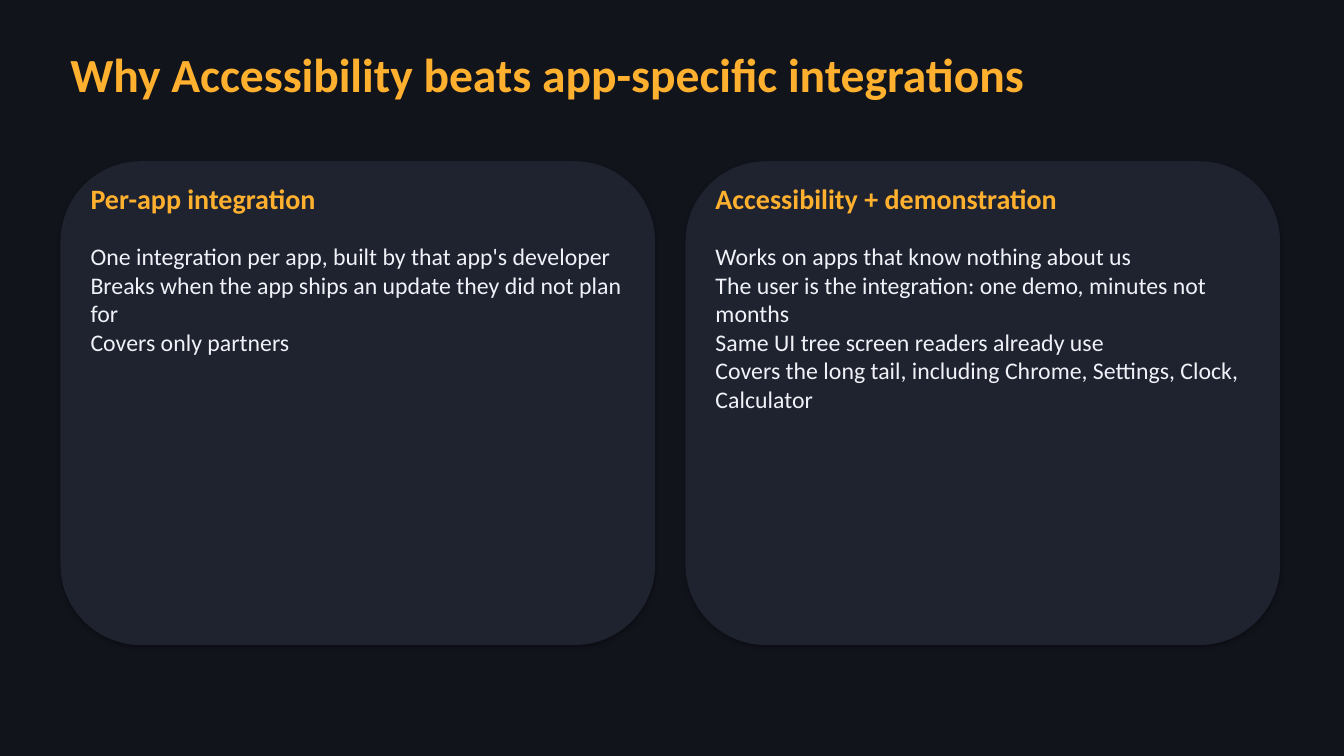
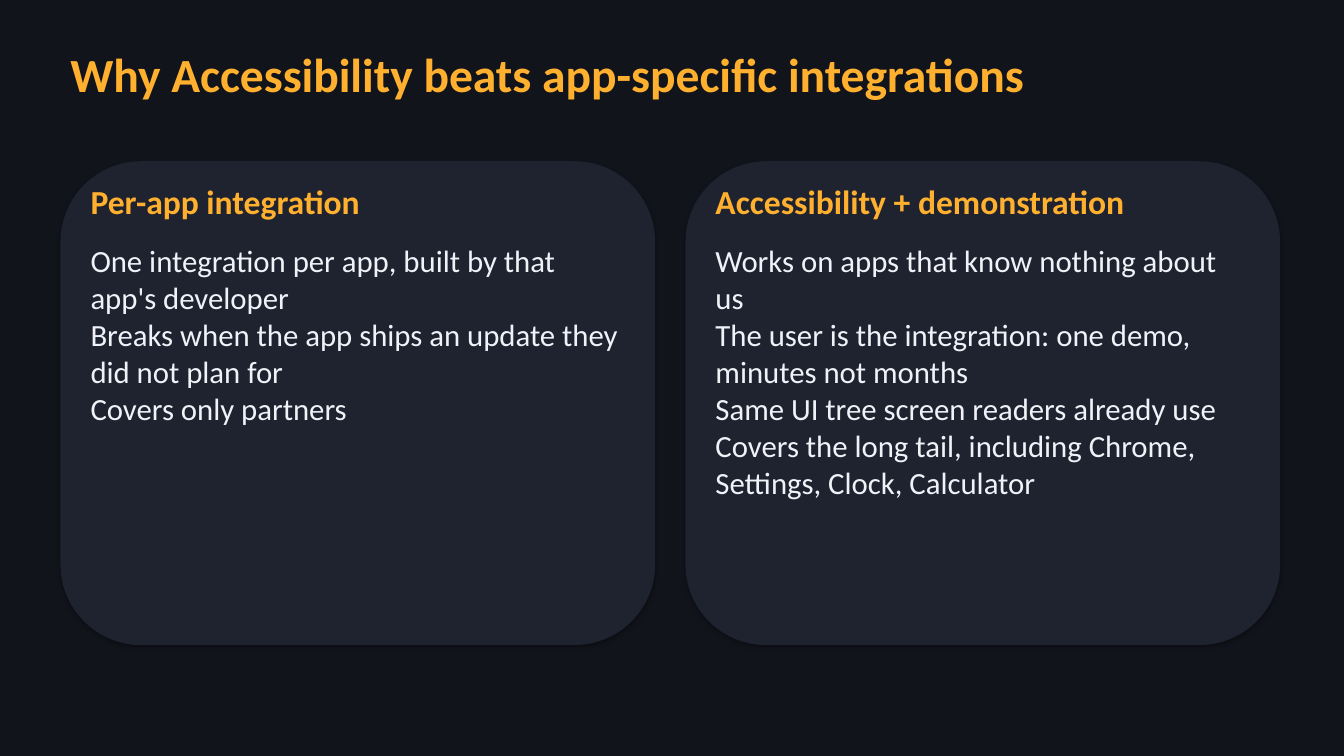
Before and after one commit to AayushiMakker/Teachable_Voice_Automation, a slide deck: slide 6 of submission/SRM_University_Kattankulathur_Chennai_Ciphera_s_Presentation.pptx. Drawn at 1344x756 pixels with LibreOffice and Linux fonts; fonts in the diff are those of the drawing. Boxes give left, top, right and bottom in pixels: in the first picture for what was removed or moved away, otherwise in the second. Text is boxed around its words. In the diff, an @@ line names an element or a change of style, - is before the commit and + after.

Commit message:
Deck: fix overflow found by rendering, larger text, real metric numbers

```diff
--- a/submission/SRM_University_Kattankulathur_Chennai_Ciphera_s_Presentation.pptx
+++ b/submission/SRM_University_Kattankulathur_Chennai_Ciphera_s_Presentation.pptx
@@ text "Per-app integration" at [91,190,359,220]: size 20 to 24 pt @@
@@ text "Accessibility + demonstration" at [715,190,1124,220]: size 20 to 24 pt @@
@@ text "One integration per app, built ..." at [91,250,617,425]: size 17 to 22 pt @@
@@ text "Works on apps that know ..." at [715,250,1217,500]: size 17 to 22 pt @@
```
Also in this commit, not shown: 9 other slides changed.
